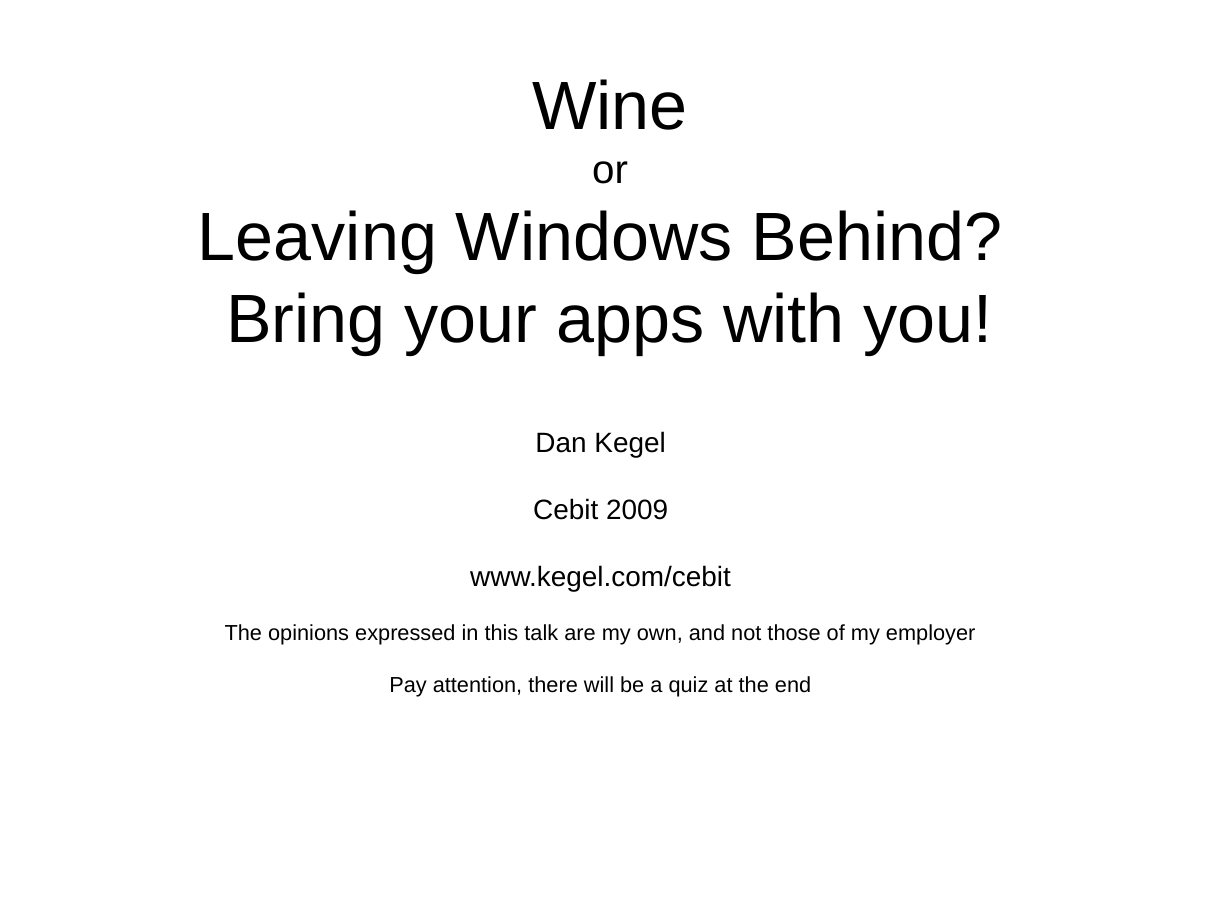
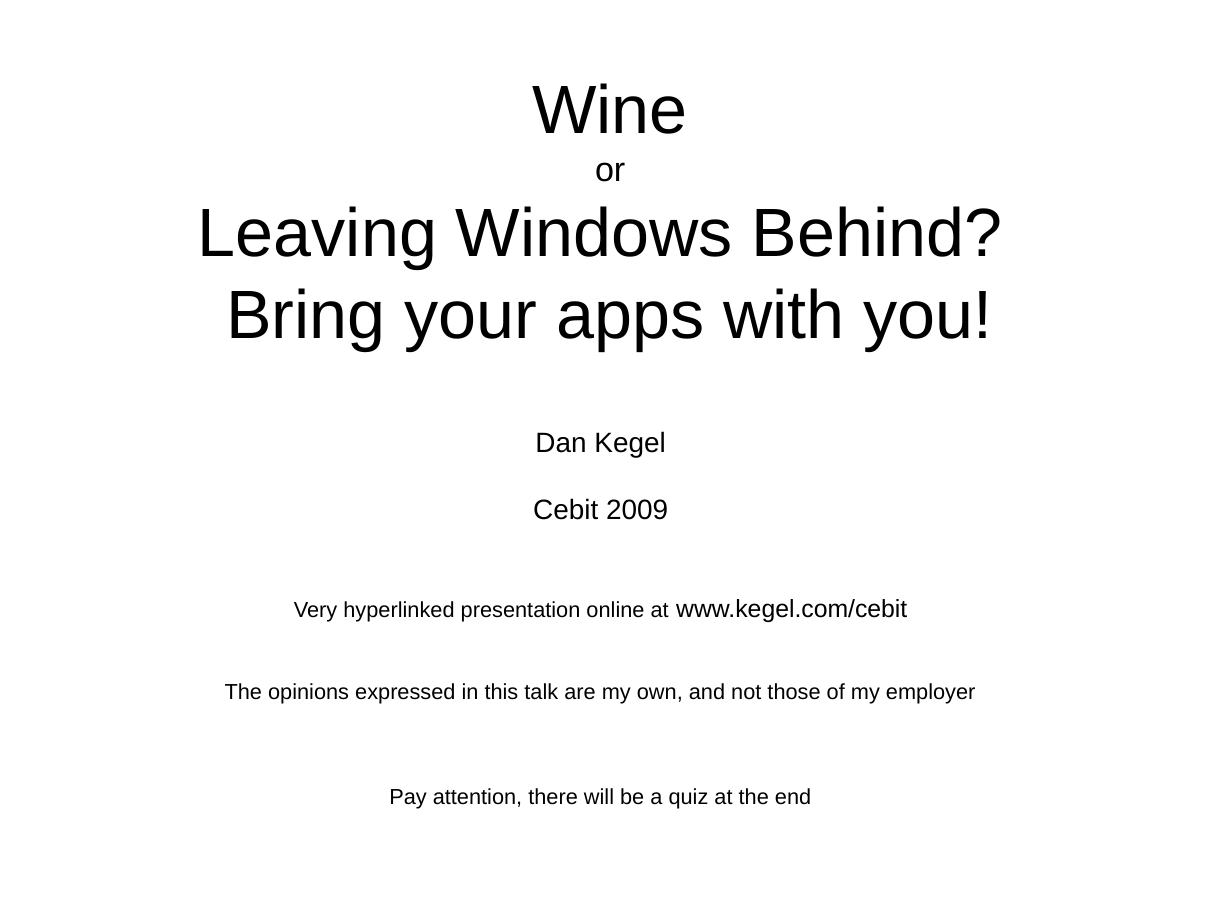
Before and after one commit to imaemo/winezeug, a slide deck: slide 1 of cebit2009/talk.odp. Drawn at 1232x924 pixels with LibreOffice and Linux fonts; fonts in the diff are those of the drawing. Boxes give left, top, right and bottom in pixels: in the first picture for what was removed or moved away, otherwise in the second. Text is boxed around its words. In the diff, an @@ line names an element or a change of style, - is before the commit and + after.

```diff
--- a/cebit2009/talk.odp
+++ b/cebit2009/talk.odp
@@ title "Wine or Leaving Windows Behind? ..." at (198,83,1002,351): size 26 to 22 pt in "or" @@
@@ text at (294,599,907,622): text changed; size 18 to 14 pt @@
-www.kegel.com/cebit
+Very hyperlinked presentation online at www.kegel.com/cebit
```
Also in this commit, not shown: 3 other slides changed, 2 slides added, 1 slide removed, 3 other files.
